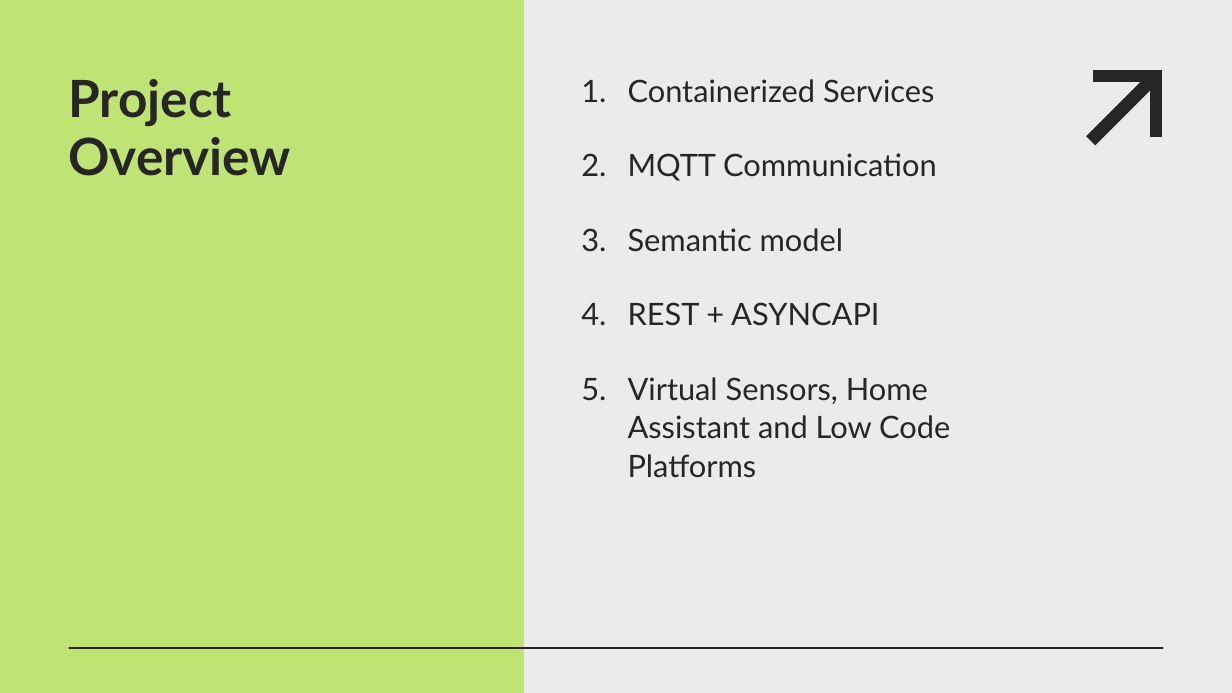
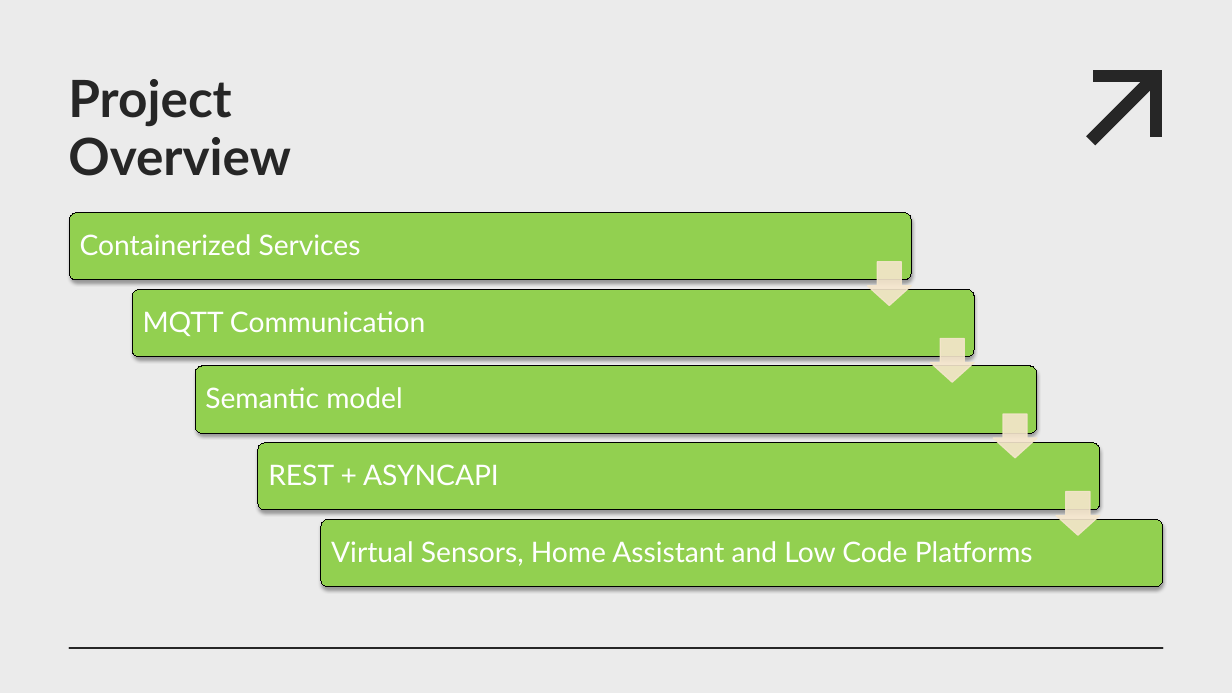
Before and after one commit to jimfil/smartWasteBinProject, a slide deck: slide 2 of presentation/team05_presentation.pptx. Drawn at 1232x693 pixels with LibreOffice and Linux fonts; fonts in the diff are those of the drawing. Boxes give left, top, right and bottom in pixels: in the first picture for what was removed or moved away, otherwise in the second. Text is boxed around its words. In the diff, an @@ line names an element or a change of style, - is before the commit and + after.

```diff
--- a/presentation/team05_presentation.pptx
+++ b/presentation/team05_presentation.pptx
@@ rectangle removed at [0, 0, 524, 693] @@
@@ text removed at [628, 79, 950, 478] @@
-1. Containerized Services
-2. MQTT Communication
-3. Semantic model
-4. REST + ASYNCAPI
-5. Virtual Sensors, Home Assistant and Low Code Platforms
@@ group added at [69, 213, 1163, 587]: 5 rounded rectangles, 5 texts, 4 down arrows @@
+Containerized Services
+MQTT Communication
+Semantic model
+REST + ASYNCAPI
+Virtual Sensors, Home Assistant and Low Code Platforms
@@ line added from (69, 648) to (459, 648), #EBEBEB 1.5 pt @@
```
Also in this commit, not shown: 4 slides added, 11 slides removed.
